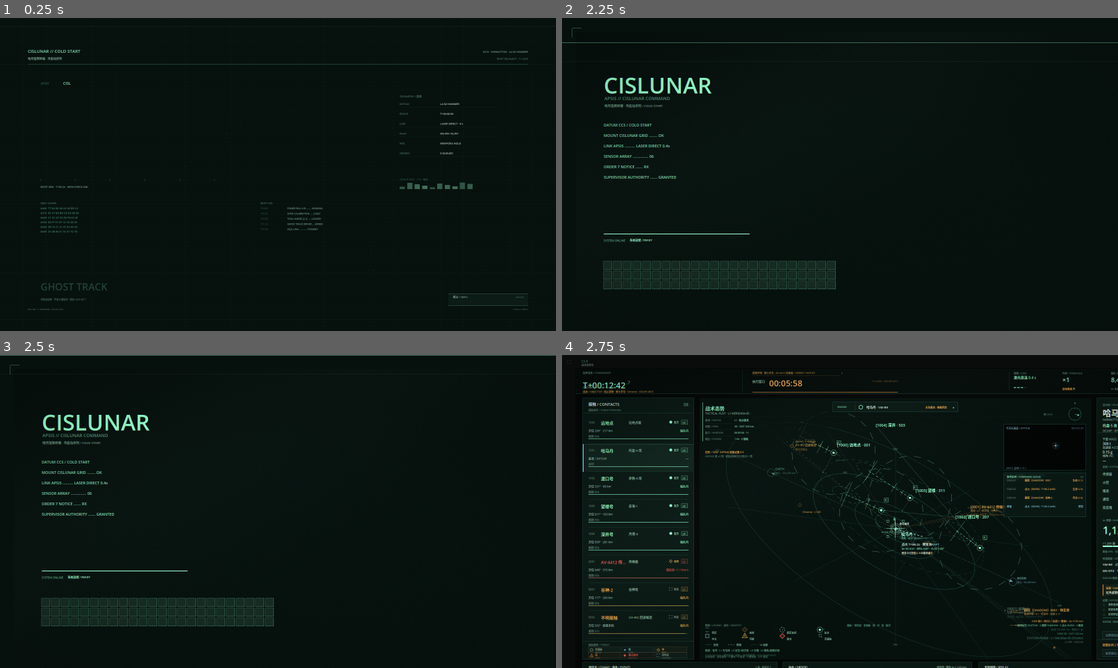
Above: before the commit, frames 1-4 (two rows, left to right).
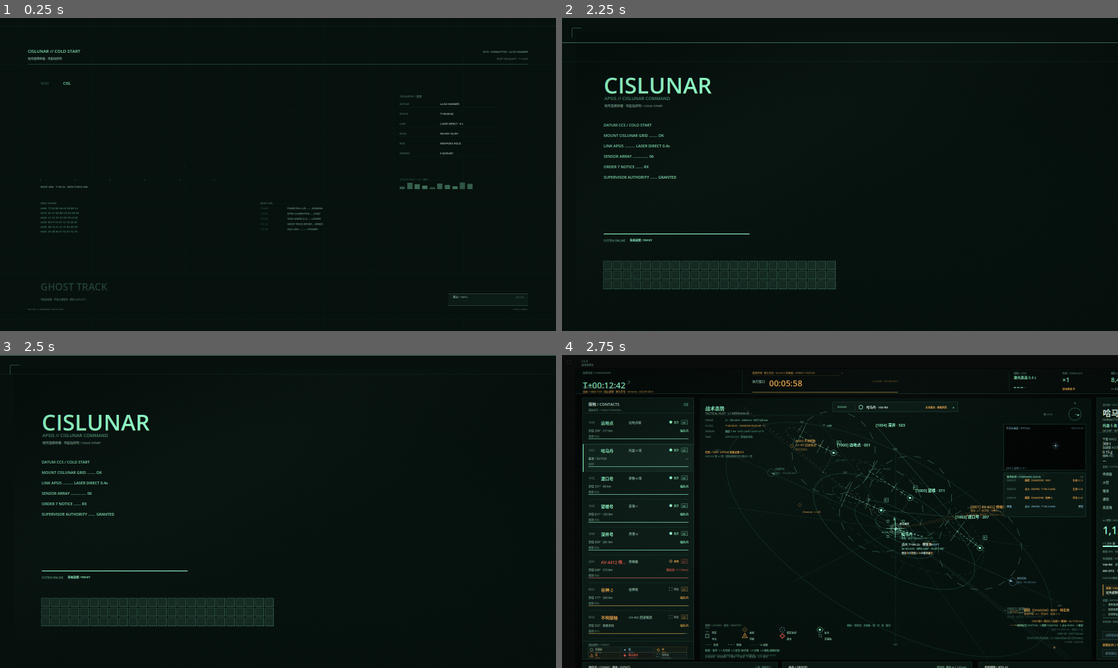
Above: after the commit, the same moments.

Repository: HATO-24/ghost-track-apsis
Game: Godot game, scene res://intro.tscn
Same seed, same stepped clock (60 frames per second), same inputs: the game is played once before the commit and once after it.
Inputs (mouse positions are in pixels of both pictures, inside the frame that each line leads up to):
- Up to frame 1 (0.25 s): no input
- Up to frame 2 (2.25 s): tap Enter at 0.5 s; move the mouse to (962, 158) at 0.52 s; hold Right 0.53-1.25 s; hold E 0.53-1.25 s; click (962, 158) at 0.67 s; tap Space (ui_select) at 0.77 s; drag from (840, 174) to (812, 237) at 1.27 s; move the mouse to (895, 105) at 2.02 s; hold Right from 2.03 s (still down); tap 2 at 2.1 s
- Up to frame 3 (2.5 s): keep holding Right
- Up to frame 4 (2.75 s): keep holding Right

Frames 1-3 are identical in both runs. In frame 4, 0.3% of the frame differs, in the area x 25-49%, y 15-28%.

Commit message:
P6b 战术态势左上恢复终端行排版：FRAME/CLOCK/SENSOR/TASK 动态状态与 LIVE 指示

Diff:
--- a/game_v15/scripts/plot.gd
+++ b/game_v15/scripts/plot.gd
@@ -1945,29 +1945,46 @@
 		_txt(mono, p.x + 8.0, p.y + 2.0, ("穿梭机 · " if shuttle else "哈马丹 · ") + String(tk2.get("label", "")), 7, Palette.a(c, 0.8))
 
 func _chrome_3d() -> void:
-	# P4e：左上角改为有层级的状态块：标题 / 视图 / 基准 / 窗口 / 传感器。
+	# P6b：回到终端行排版；层级靠字号/颜色/标签/分隔线，不靠表格式状态块。
 	var x0 := 16.0
-	var y := 20.0
-	draw_rect(Rect2(8.0, 12.0, 360.0, 112.0), Palette.a(Palette.BG, 0.72))
-	draw_rect(Rect2(8.0, 12.0, 2.0, 112.0), Palette.a(Palette.PH, 0.55))
-	_txt(cjk, x0, y, "战术态势", 14, Palette.PH)
-	_txt(mono, x0, y + 18.0, "TACTICAL PLOT · L1 MERIDIAN-05", 8, Palette.DIM)
-	var lx := x0
-	var vx := x0 + 84.0
-	var rows := [
-		["基准 / DATUM", "%s · 站点基准" % String(state.datum)],
-		["视图 / VIEW", "3D · DIST %s km" % _fmt_km(dist / 1000.0)],
-		["窗口 / WINDOW", "%s · 1×" % _hms(state.exec_left)],
-		["融合 / FUSION", "1 Hz · %d 接触" % state.tracks.size()],
-	]
-	var yy := y + 36.0
-	for row in rows:
-		draw_rect(Rect2(x0, yy - 1.0, 78.0, 1.0), Palette.a(Palette.LINE, 0.35))
-		_txt(cjk, lx, yy + 2.0, String(row[0]), 7, Palette.a(Palette.FAINT, 0.95))
-		_txt(mono, vx, yy + 2.0, String(row[1]), 7, Palette.a(Palette.PH, 0.82))
-		yy += 18.0
+	_txt(cjk, x0, 20.0, "战术态势", 14, Palette.PH)
+	_txt(mono, x0, 38.0, "TACTICAL PLOT · L1 MERIDIAN-05", 8, Palette.DIM)
+	draw_line(Vector2(x0, 50.0), Vector2(x0 + 340.0, 50.0), Palette.a(Palette.LINE, 0.55), 1.0)
+	var vx := x0 + 58.0
+	# FRAME：基准/视图/距离，静态结构 + 动态距离。
+	_txt(mono, x0, 58.0, "FRAME", 7, Palette.FAINT)
+	_txt(mono, vx, 58.0, "%s · 3D LVLH · ±400 km · DIST %s km" % [String(state.datum), _fmt_km(dist / 1000.0)], 7, Palette.a(Palette.PH, 0.80))
+	# CLOCK：T+ / 窗口 / 锁定 / LIVE；数值用琥珀色。
+	_txt(mono, x0, 74.0, "CLOCK", 7, Palette.FAINT)
+	_txt(mono, vx, 74.0, "T+%s · WINDOW %s · 1×" % [_hms(_tau_now()), _hms(state.exec_left)], 7, Palette.a(Palette.AMBER, 0.86))
+	var live_col: Color = Palette.a(Palette.PH, 0.95) if not state.paused else Palette.a(Palette.AMBER, 0.95)
+	var blink := 0.45 + 0.55 * absf(sin(_t * 3.2))
+	draw_circle(Vector2(x0 + 342.0, 77.0), 2.0, Palette.a(live_col, blink))
+	_txt(mono, x0 + 350.0, 74.0, "LIVE" if not state.paused else "PAUSED", 7, live_col)
+	# SENSOR：当前传感器架/模式；随选中模块变化。
+	_txt(mono, x0, 90.0, "SENSOR", 7, Palette.FAINT)
+	_txt(mono, vx, 90.0, String(state.sensor_note).substr(0, 38), 7, Palette.a(Palette.PH, 0.72))
+	# TASK：EXPOSE 进度 / 当前穿梭机任务；琥珀色为动作态。
+	var tasks: Array = state.evidence_tasks if state.evidence_tasks is Array else []
+	var task_s := "穿梭机待命"
+	for raw in tasks:
+		var tk: Dictionary = raw
+		if String(tk.get("status", "")) == "RUNNING":
+			task_s = "%s %d%%" % [String(tk.get("label", "任务")), int(round(float(tk.get("progress", 0.0)) * 100.0))]
+			break
+	var ev_n := int(state.evidence_count()) if state.has_method("evidence_count") else 0
+	var task_col: Color = Palette.a(Palette.AMBER, 0.88) if task_s != "穿梭机待命" else Palette.a(Palette.PH_DIM, 0.85)
+	_txt(mono, x0, 106.0, "TASK", 7, Palette.FAINT)
+	_txt(cjk, vx, 106.0, "EXPOSE %d/3 · %s" % [ev_n, task_s], 7, task_col)
+	# 取证明细：一行，作为状态补充；不重复任务块。
+	var ev: Dictionary = state.evidence if state.evidence is Dictionary else {}
+	var bits: Array[String] = []
+	if bool(ev.get("port_telemetry", false)): bits.append("TEL")
+	if bool(ev.get("inspection_blackbox", false)): bits.append("REC")
+	if bool(ev.get("elint_signature", false)): bits.append("ELINT")
+	if bits.size() > 0:
+		_txt(mono, x0, 122.0, "EVIDENCE  " + " / ".join(bits), 7, Palette.a(Palette.PH, 0.55))
 	_draw_legend()
-	# 右下：命令 / 模型 / 历元状态（保留）
 	_txt_r(mono, size.x - 24.0, size.y - 116.0, String(state.cmd_note), 7, Palette.a(Palette.AMBER, 0.85))
 	_txt_r(mono, size.x - 24.0, size.y - 104.0, "1 保持站位 STATION · 2 跟踪 SHADOW · 3 点火 BURN · 4 撤销", 7, Palette.a(Palette.PH, 0.65))
 	_txt_r(mono, size.x - 24.0, size.y - 92.0, "历元 T0+%06.1fs · 预测 %d 点" % [_tau_now(), PRED_STEPS + 1], 7, Palette.a(Palette.PH_FAINT, 0.9))
